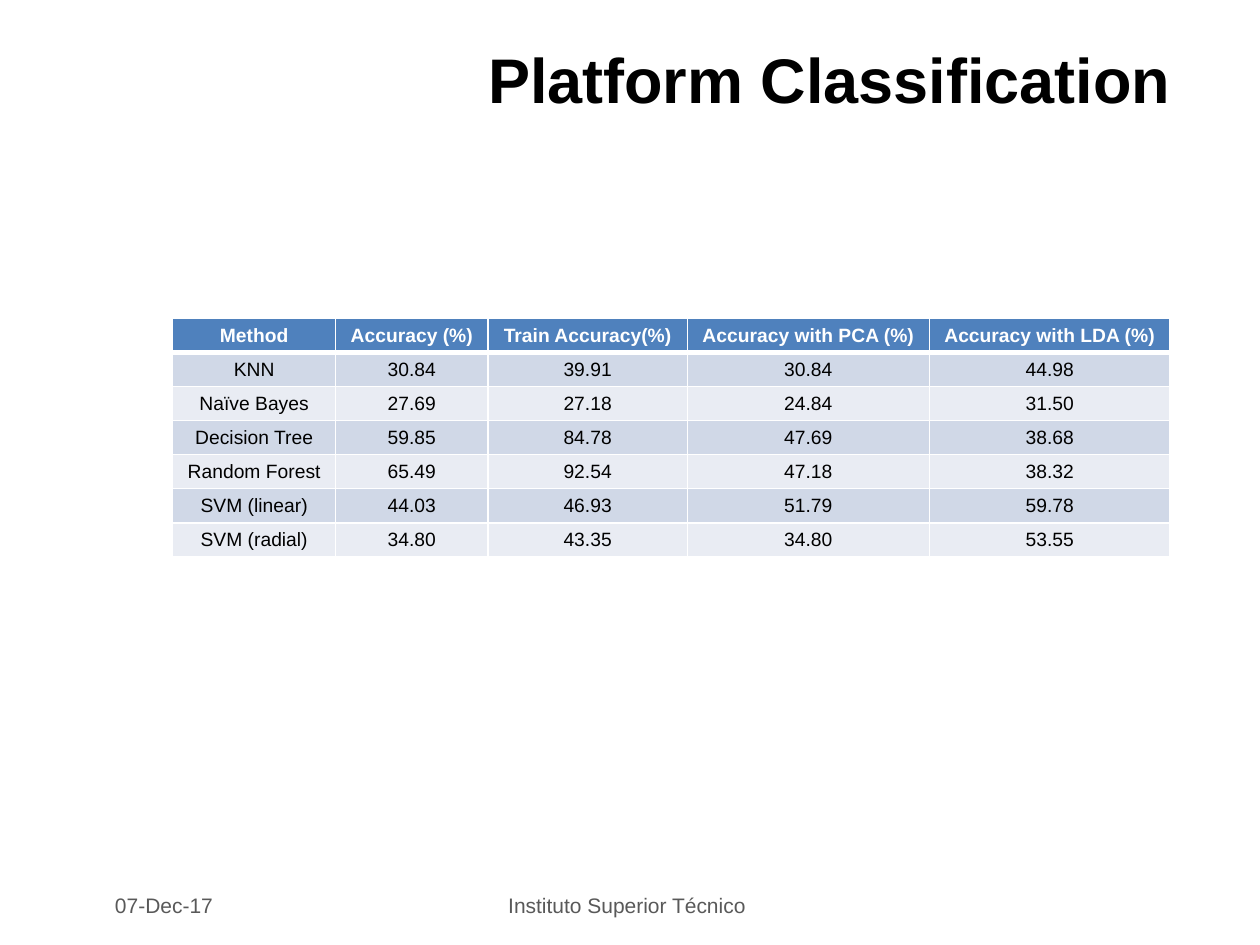
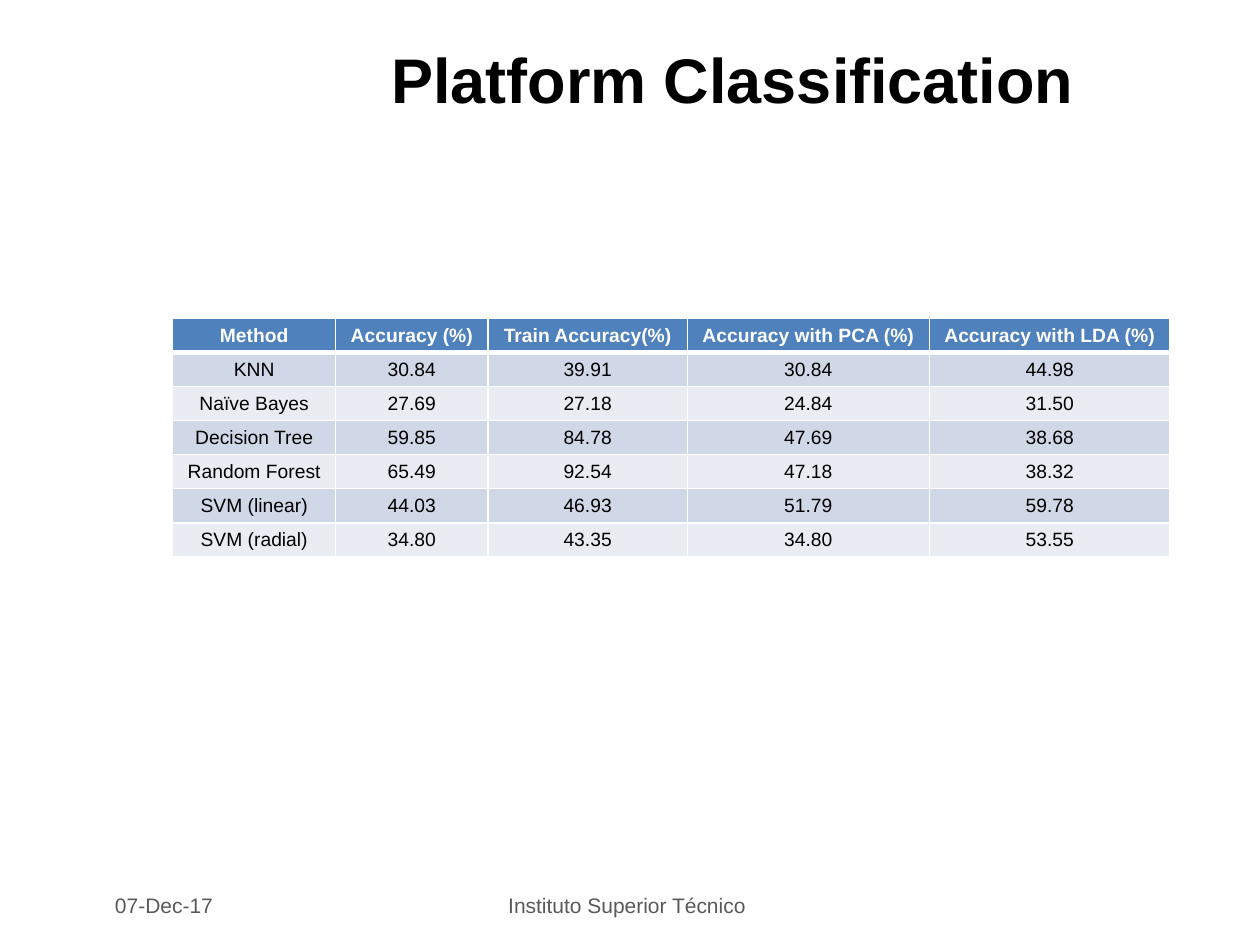
Before and after one commit to PedroLFerreira/Videogame-Data-Mining, a slide deck: slide 16 of dataMining.pptx (slide 10 before the commit). Drawn at 1260x945 pixels with LibreOffice and Linux fonts; fonts in the diff are those of the drawing; background and template pictures are left out. Boxes give left, top, right and bottom in pixels: in the first picture for what was removed or moved away, otherwise in the second. Text is boxed around its words. In the diff, an @@ line names an element or a change of style, - is before the commit and + after.

```diff
--- a/dataMining.pptx
+++ b/dataMining.pptx
@@ title "Platform Classification" moved from (x1=488, y1=57, x2=1170, y2=104) to (x1=391, y1=57, x2=1073, y2=104) @@
```
Also in this commit, not shown: 6 slides added.
